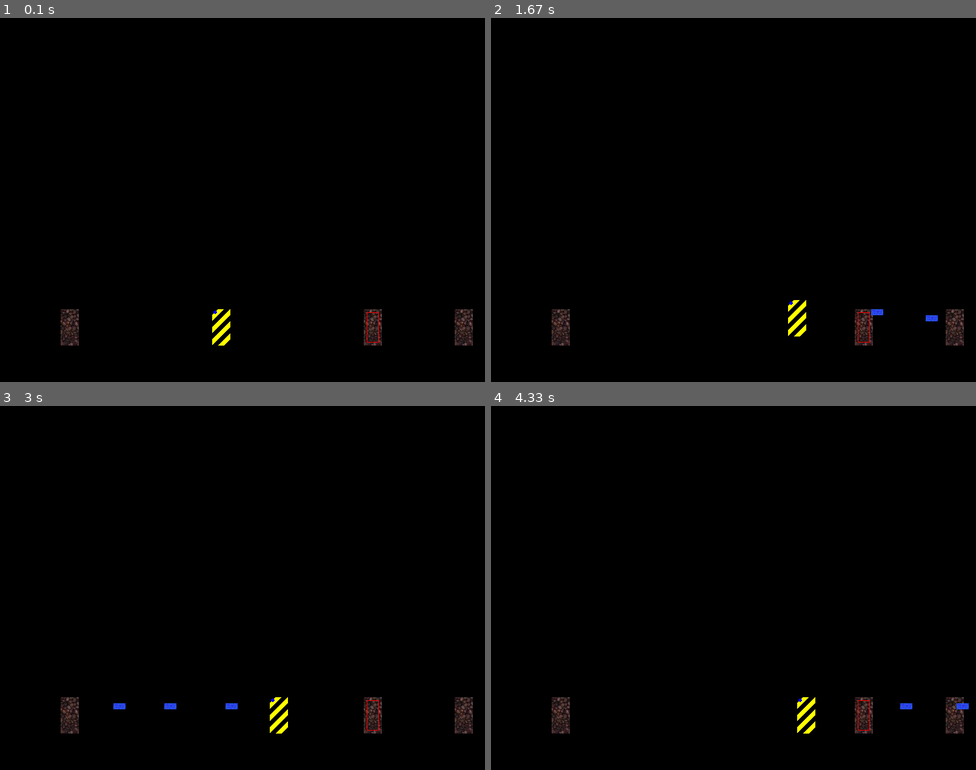
Above: before the commit, frames 1-4 (two rows, left to right).
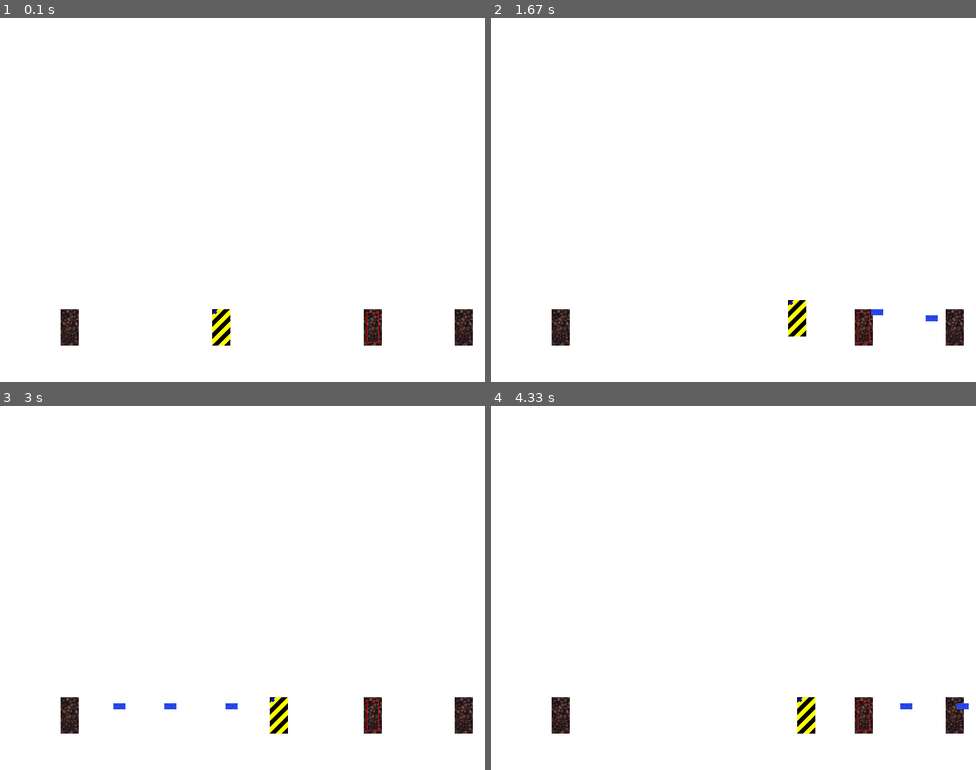
Above: after the commit, the same moments.

Repository: drincast/entrenopython
Game: pygame game, started from testpygame/testSimplePlatform.py
Same seed, same stepped clock (60 frames per second), same inputs: the game is played once before the commit and once after it.
Inputs:
- Up to frame 1 (0.1 s): no input
- Up to frame 2 (1.67 s): hold Space 0.33-0.8 s; hold Right 0.33-0.8 s; hold Right 0.83-1.3 s; tap Space at 0.9, 1.2, 1.4 s; hold Up 1.33-1.63 s
- Up to frame 3 (3 s): hold Right 1.67-2.13 s; tap Space at 1.73, 2.03, 2.23, 2.53, 2.8 s; hold Left 2.17-2.7 s; hold Left from 2.73 s (still down)
- Up to frame 4 (4.33 s): tap Space at 3.1, 3.23, 3.63, 3.93, 4.3 s; release Left at 3.13 s; hold Up 3.17-3.53 s; hold Right 3.57-4.2 s; hold Left from 4.23 s (still down)

The runs differ from the first frame. In frame 1, 98% of the frame differs, in the area x 0-100%, y 0-100%; in frame 2, 98%; in frame 3, 98%; in frame 4, 98%.

Commit message:
Se mejora la detección de colision con superficie fija en su parte superior y en el eje x, se mejoro la dinamica de salto para que cuando este en salto no se pueda saltar de nuevo, se debe arreglar el salto cuando se sube a una superficie fija, el player queda sin saltar cuando esta encima de la superficie

Diff:
--- a/testpygame/engine/collider.py
+++ b/testpygame/engine/collider.py
@@ -140,14 +140,17 @@
     #([collX, collY], [collRight, collLeft], [collDown, collUp])
     collisionSurface = ([0,0], [0,0], [0,0])
     surfaceWidth = solidSurface.postX + solidSurface.width
-    thingWidth = thing.postX + thing.width
+    #thingWidth = thing.postX + thing.width
+    thingWidth = thing.changeX + thing.width
     surfaceHeight = solidSurface.postY + solidSurface.height
     thingHeight = thing.changeY + thing.height
 
     #colisiona visualmente en el lado de arriba del bloque o figura
-    collisionSurface[0][1] = (thing.postY + (thing.height/2) <= solidSurface.postY)
+    #collisionSurface[0][1] = (thing.postY + (thing.height/2) <= solidSurface.postY)
+    collisionSurface[0][1] = (thing.changeY + (thing.height/2) <= solidSurface.postY)
 
-    if (thing.postX >= solidSurface.postX and thing.postX <= surfaceWidth):
+    # if (thing.postX >= solidSurface.postX and thing.postX <= surfaceWidth):
+    if (thing.changeX >= solidSurface.postX and thing.changeX <= surfaceWidth):
         #and ThingInSurfaceRangeY(thing.postY, thingHeight, solidSurface.postY, surfaceHeight)):
         # print('collisionYPrevious', collisionSurface[1])
         # print("choco thing a su izquierda -->")
@@ -162,7 +165,7 @@
     return collisionSurface
 
 #TODO: mejorar el nombre de la función
-#this fuction is for dectect of collision with square and, the object thing
+#this function is for detect of collision with square and, the object thing
 #change of position on the top of surface
 def PNCollisionSquareSurfaceBelow(resCollision, thing, surface):
     if(resCollision[0][0] and resCollision[0][1]):
--- a/testpygame/testSimplePlatform.py
+++ b/testpygame/testSimplePlatform.py
@@ -71,12 +71,12 @@
 
 def draw_init(canvas):
     print('draw_init')
-    canvas.fill(config.BLACK)
+    canvas.fill(config.WHITE)
 
 def draw(canvas):
     global dummy01
     global player
-    canvas.fill(config.BLACK)
+    canvas.fill(config.WHITE)
     drawDummys(canvas)
     canvas.blit(player.image, (player.postX, player.postY))
     pygame.draw.circle(canvas, config.BLUE, (player.postX+5, player.postY+5), 3, 0)
@@ -98,10 +98,11 @@
         player.directionX = -1
         player.isMoving = True
     elif eventType == pygame.K_UP:
-        player.isJump = True
-        player.directionY = -1
-        player.posInitJump = player.changeY + player.height
-        player.limitJump = player.posInitJump - player.jumpValue
+        if player.isJump == False:
+            player.isJump = True
+            player.directionY = -1
+            player.posInitJump = player.changeY + player.height
+            player.limitJump = player.posInitJump - player.jumpValue
     elif eventType == pygame.K_SPACE:
         if(not player.isShooting):
             player.isShooting = True
@@ -120,15 +121,17 @@
     elif pressed[pygame.K_RIGHT] == 1:
         player.directionX = 1
         player.isMoving = True
+        print("1 - press k-right")
     elif pressed[pygame.K_LEFT] == 1:
         player.directionX = -1
         player.isMoving = True
     elif pressed[pygame.K_UP]:
         if player.isJump == False:
-            player.isJump = True
-            player.directionY = -1
-            player.posInitJump = player.changeY + player.height
-            player.limitJump = player.posInitJump - player.jumpValue
+            if player.isJump == False:
+                player.isJump = True
+                player.directionY = -1
+                player.posInitJump = player.changeY + player.height
+                player.limitJump = player.posInitJump - player.jumpValue
     elif pressed[pygame.K_SPACE]:
         if(not player.isShooting):
             player.isShooting = True
@@ -167,15 +170,23 @@
 draw_init(screen)
 
 def CollisionSurfaceSquare(resCollision, surface):
+    global player
     if(resCollision[0][0] and resCollision[0][1]):
-        player.changeY = surface1.postY - player.height - 1
+        player.changeY = surface.postY - player.height - 1
         player.iniPostY = player.changeY
         # player.posInitJump = player.changeY + player.height
+        # collision in x - not change de postx
+        # if(resCollision[1][0]):
+        #     player.changeX = surface.postX - player.width + 2
+        # elif(resCollision[1][1]):
+        #     player.changeX = surface.postX + player.width - 2
+
     elif(resCollision[0][0] and not resCollision[0][1]):
         if(resCollision[1][0]):
-            player.changeX = surface1.postX - surface1.width - 1
+            player.changeX = surface.postX - player.width - 1
+            print("changeX", player.changeX)
         elif(resCollision[1][1]):
-            player.changeX = surface1.postX + surface1.width + 1
+            player.changeX = surface.postX + player.width + 1
 
 #calculations
 def game_logic():
@@ -214,6 +225,7 @@
 
 
     CollisionSurfaceSquare(collider.ColliderSurfaceForUp(surface1, player), surface1)
+    print(player.isMoving, "changeX2", player.changeX)
 
         # print('collision with surface', player.postX, player.changeX)
 
@@ -278,7 +290,7 @@
 
     player.postX = player.changeX
     player.postY = player.changeY
-    # print(player.postX)
+    print(player.postX, (player.postX + player.width), surface1.postX)
 
 #game loop
 while running:
